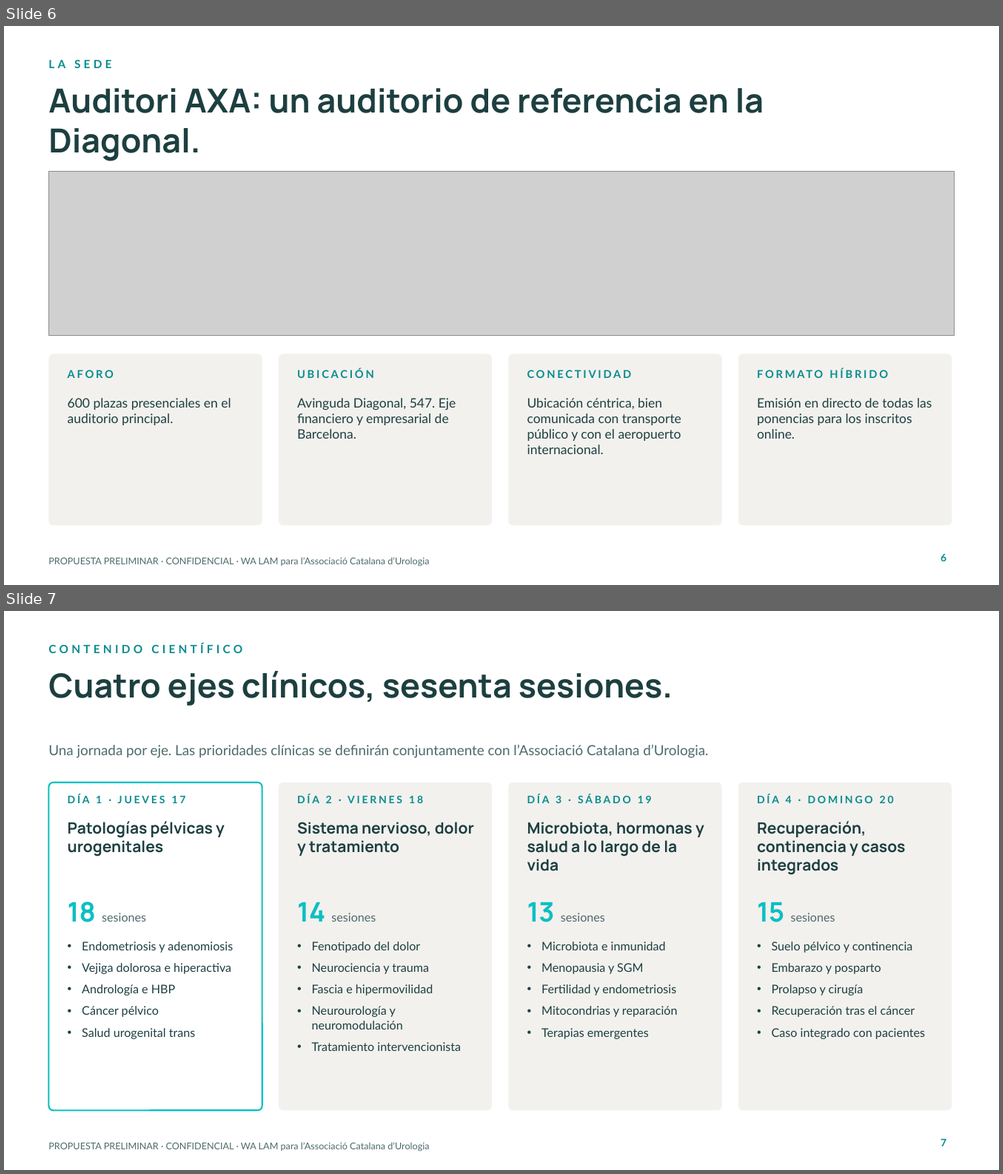
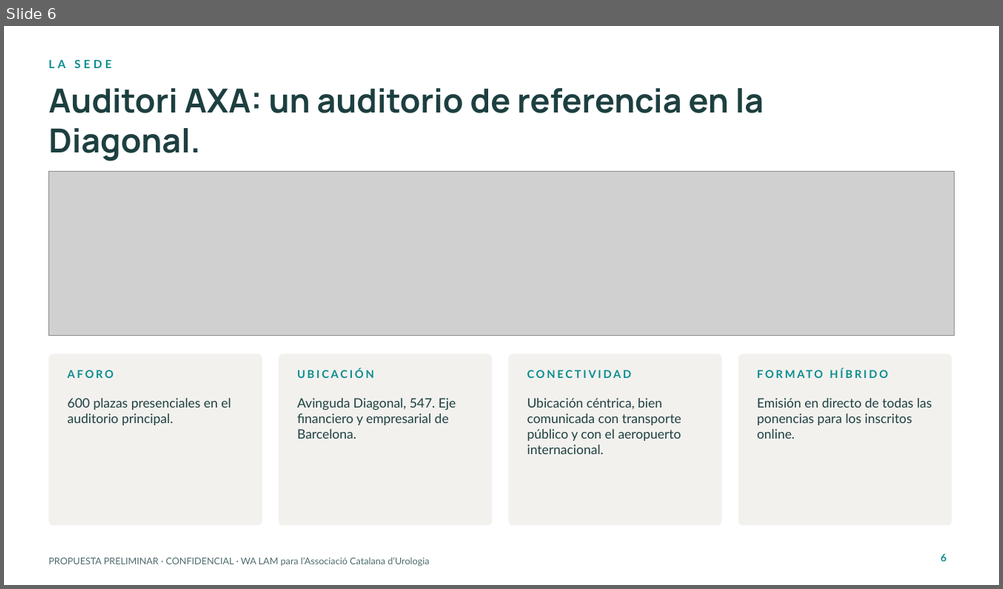
Before and after one commit to walam-bcn/formacion-olivier-bazin, a slide deck: Propuesta_Congreso_Salud_Pelvica_Urogenital_WALAM.pptx. Shown one above the other, each under a label of ours: slides 6 and 7 before the commit, slide 6 after it. The pictures are 1003x1174 and 1003x589 pixels, drawn with LibreOffice and Linux fonts; fonts in the diff are those of the drawing; grey boxes stand for pictures; background and template pictures are left out. Boxes give left, top, right and bottom in pixels: in the first picture for what was removed or moved away, otherwise in the second. Text is boxed around its words. In the diff, an @@ line names an element or a change of style, - is before the commit and + after.

```diff
--- a/Propuesta_Congreso_Salud_Pelvica_Urogenital_WALAM.pptx
+++ b/Propuesta_Congreso_Salud_Pelvica_Urogenital_WALAM.pptx
@@ slide 7 removed at (x1=4, y1=611, x2=999, y2=1170), background #FFFFFF; not listed: 1 template element that a slide beside it also shows @@
@@ text removed at (x1=48, y1=644, x2=242, y2=653) @@
-CONTENIDO CIENTÍFICO
@@ title removed at (x1=48, y1=671, x2=672, y2=706) @@
-Cuatro ejes clínicos, sesenta sesiones.
@@ text removed at (x1=48, y1=745, x2=708, y2=758) @@
-Una jornada por eje. Las prioridades clínicas se definirán conjuntamente con l’Associació Catalana d’Urologia.
@@ rounded rectangle removed at (x1=48, y1=783, x2=262, y2=1111) @@
@@ rounded rectangle removed at (x1=279, y1=783, x2=492, y2=1111) @@
@@ rounded rectangle removed at (x1=509, y1=783, x2=722, y2=1111) @@
@@ rounded rectangle removed at (x1=738, y1=783, x2=951, y2=1111) @@
@@ text removed at (x1=68, y1=795, x2=186, y2=803) @@
-DÍA 1 · JUEVES 17
@@ text removed at (x1=297, y1=795, x2=423, y2=803) @@
-DÍA 2 · VIERNES 18
@@ text removed at (x1=527, y1=795, x2=652, y2=803) @@
-DÍA 3 · SÁBADO 19
@@ text removed at (x1=757, y1=795, x2=893, y2=803) @@
-DÍA 4 · DOMINGO 20
@@ text removed at (x1=68, y1=821, x2=225, y2=857) @@
-Patologías pélvicas y urogenitales
@@ text removed at (x1=297, y1=822, x2=474, y2=856) @@
-Sistema nervioso, dolor y tratamiento
@@ text removed at (x1=527, y1=822, x2=704, y2=871) @@
-Microbiota, hormonas y salud a lo largo de la vida
@@ text removed at (x1=757, y1=821, x2=905, y2=875) @@
-Recuperación, continencia y casos integrados
@@ text removed at (x1=68, y1=902, x2=146, y2=923) @@
-18 sesiones
@@ text removed at (x1=297, y1=902, x2=375, y2=922) @@
-14 sesiones
@@ text removed at (x1=527, y1=902, x2=605, y2=923) @@
-13 sesiones
@@ text removed at (x1=757, y1=902, x2=835, y2=923) @@
-15 sesiones
@@ text removed at (x1=82, y1=942, x2=233, y2=1039) @@
-• Endometriosis y adenomiosis
-• Vejiga dolorosa e hiperactiva
-• Andrología e HBP
-• Cáncer pélvico
-• Salud urogenital trans
@@ text removed at (x1=312, y1=942, x2=461, y2=1051) @@
-• Fenotipado del dolor
-• Neurociencia y trauma
-• Fascia e hipermovilidad
-• Neurourología y neuromodulación
-• Tratamiento intervencionista
@@ text removed at (x1=541, y1=942, x2=677, y2=1039) @@
-• Microbiota e inmunidad
-• Menopausia y SGM
-• Fertilidad y endometriosis
-• Mitocondrias y reparación
-• Terapias emergentes
@@ text removed at (x1=771, y1=942, x2=925, y2=1039) @@
-• Suelo pélvico y continencia
-• Embarazo y posparto
-• Prolapso y cirugía
-• Recuperación tras el cáncer
-• Caso integrado con pacientes
@@ page number removed at (x1=940, y1=1139, x2=946, y2=1147) @@
-7
```
Also in this commit, not shown: 2 slides added, 1 other file.
